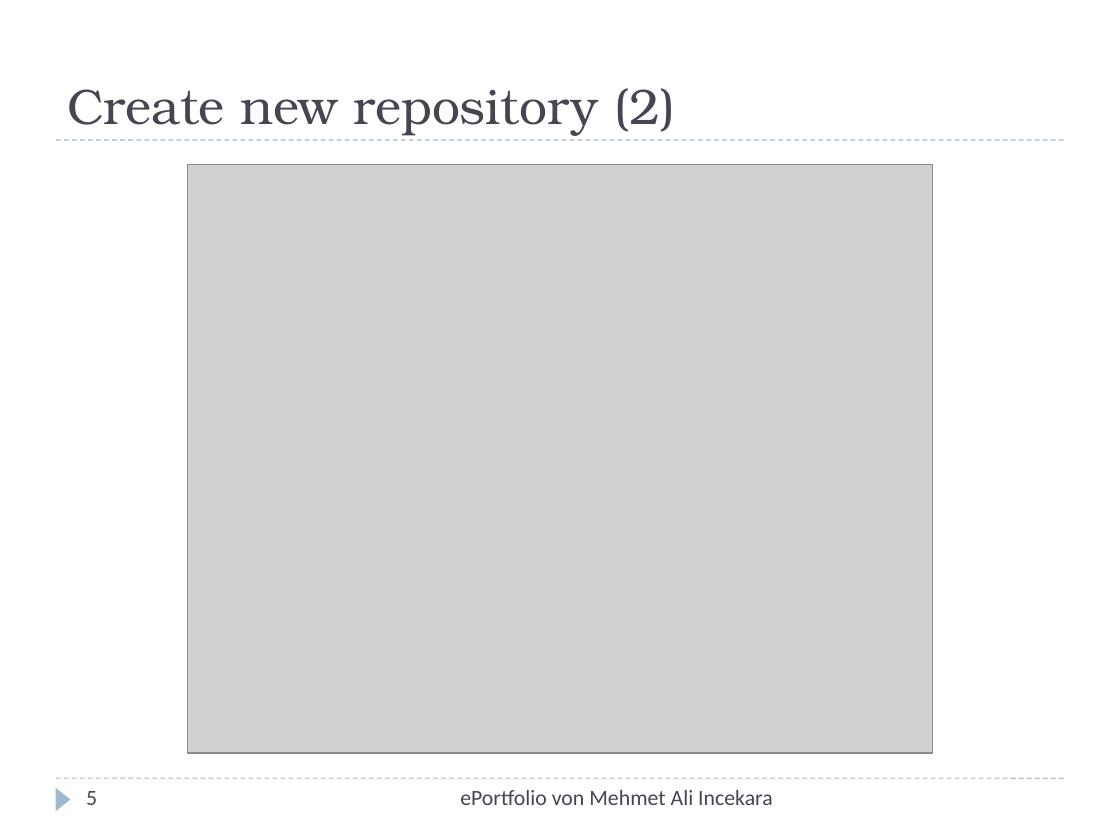
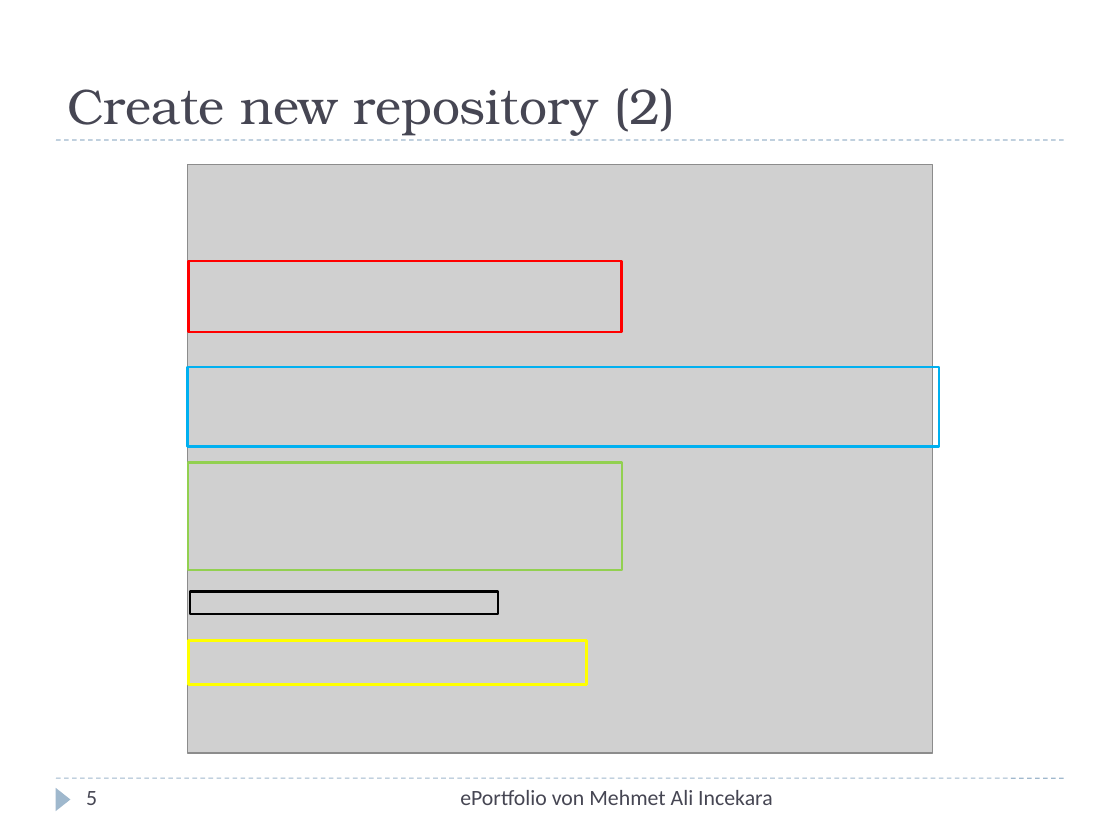
Before and after one commit to xnappy/ePortfolio, a slide deck: slide 5 of Tutorial.pptx. Drawn at 1120x840 pixels with LibreOffice and Linux fonts; fonts in the diff are those of the drawing; grey boxes stand for pictures. Boxes give left, top, right and bottom in pixels: in the first picture for what was removed or moved away, otherwise in the second. Text is boxed around its words. In the diff, an @@ line names an element or a change of style, - is before the commit and + after.

```diff
--- a/Tutorial.pptx
+++ b/Tutorial.pptx
@@ rectangle added at <box>188,261,622,332</box>, outline #FF0000 1.5 pt @@
@@ rectangle added at <box>188,367,940,447</box>, outline #00B0F0 1.5 pt @@
@@ rectangle added at <box>188,463,623,570</box>, outline #92D050 1.5 pt @@
@@ rectangle added at <box>190,591,498,614</box>, outline #000000 1.5 pt @@
@@ rectangle added at <box>188,641,586,684</box>, outline #FFFF00 1.5 pt @@
```
Also in this commit, not shown: 12 other slides changed, 1 other file.
